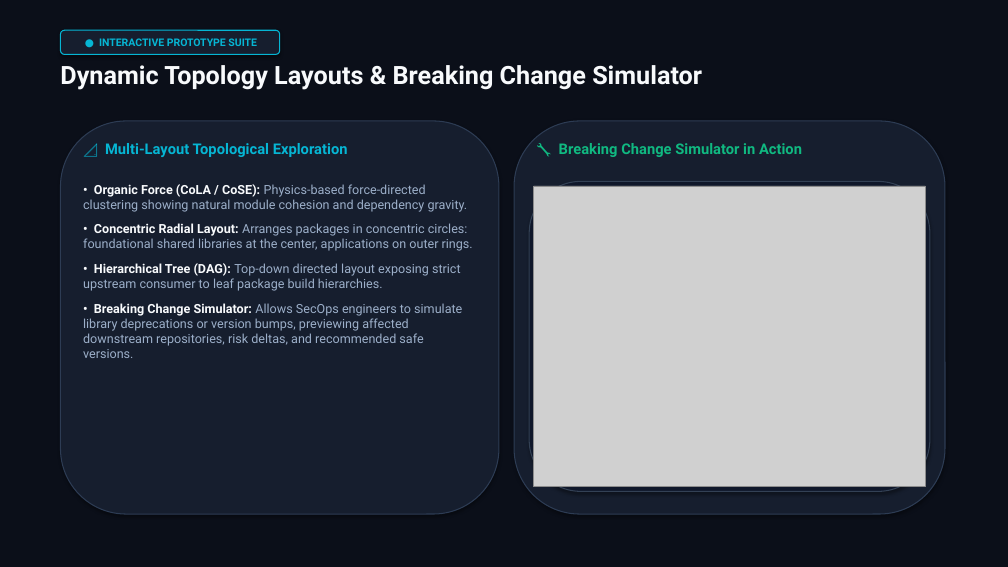
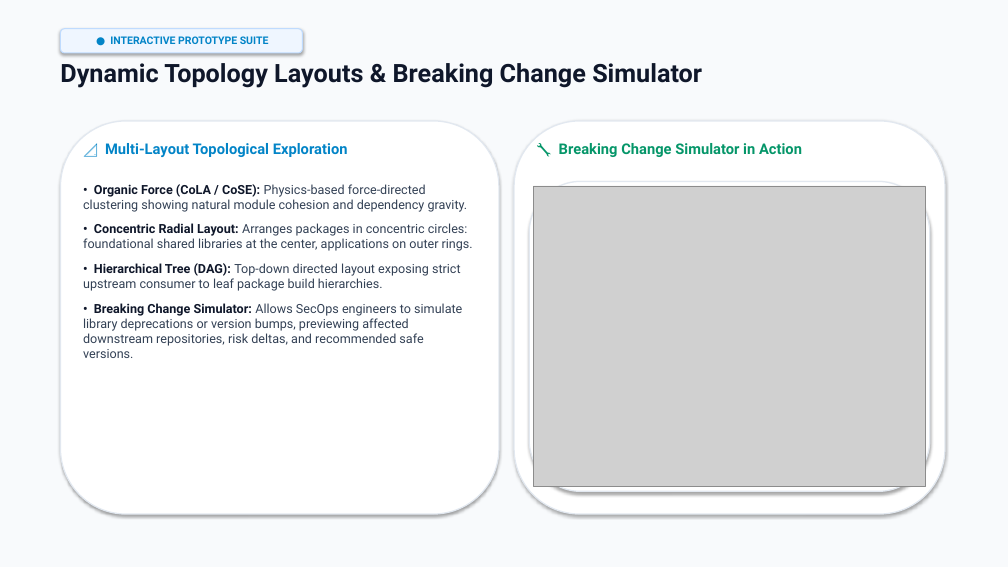
Before and after one commit to Sid-V5/ChainReaction, a slide deck: slide 11 of ChainReaction_Architecture_Presentation.pptx. Drawn at 1008x567 pixels with LibreOffice and Linux fonts; fonts in the diff are those of the drawing; grey boxes stand for pictures. Boxes give left, top, right and bottom in pixels: in the first picture for what was removed or moved away, otherwise in the second. Text is boxed around its words. In the diff, an @@ line names an element or a change of style, - is before the commit and + after.

Commit message:
style: overhaul presentation deck to clean executive light theme

```diff
--- a/ChainReaction_Architecture_Presentation.pptx
+++ b/ChainReaction_Architecture_Presentation.pptx
@@ rectangle at [0, 0, 1008, 567]: fill #0B0F19 to #F8FAFC @@
@@ rounded rectangle "● INTERACTIVE PROTOTYPE SUITE": place and size @@
-rounded rectangle "● INTERACTIVE PROTOTYPE SUITE" at [60, 30, 280, 54]
+rounded rectangle "● INTERACTIVE PROTOTYPE SUITE" at [60, 29, 302, 53]
@@ rounded rectangle "● INTERACTIVE PROTOTYPE SUITE" at [60, 29, 302, 53]: text colour #06B6D4 to #0284C7; fill #161E2E to #EFF6FF; outline #06B6D4 1 pt to #BFDBFE 1 pt @@
@@ text "Dynamic Topology Layouts & Breaking ..." at [60, 63, 702, 88]: text colour #F8FAFC to #0F172A @@
@@ rounded rectangle at [60, 121, 499, 514]: fill #161E2E to #FFFFFF; outline #2D3C54 1 pt to #E2E8F0 1.2 pt @@
@@ text "📐 Multi-Layout Topological Exploration" at [105, 143, 348, 157]: text colour #06B6D4 to #0284C7 @@
@@ rounded rectangle at [514, 121, 945, 514]: fill #161E2E to #FFFFFF; outline #2D3C54 1 pt to #E2E8F0 1.2 pt @@
@@ text "🔧 Breaking Change Simulator in ..." at [559, 143, 802, 157]: text colour #10B981 to #059669 @@
@@ text "• Organic Force (CoLA / ..." at [83, 184, 473, 358]: text colour #F8FAFC to #0F172A in "• Organic Force (CoLA / CoSE):", "• Concentric Radial Layout:", "• Hierarchical Tree (DAG):", "• Breaking Change Simulator:"; text colour #9CAFC9 to #334155 in "Physics-based force-directed clustering showing natural modu ...", "Arranges packages in concentric circles: foundational shared ...", "Top-down directed layout exposing strict upstream consumer ...", "Allows SecOps engineers to simulate library deprecations ..." @@
@@ rounded rectangle at [529, 181, 930, 492]: fill #0F172A to #FFFFFF; outline #334155 1 pt to #E2E8F0 1.2 pt @@
```
Also in this commit, not shown: 11 other slides changed, 1 other file.
